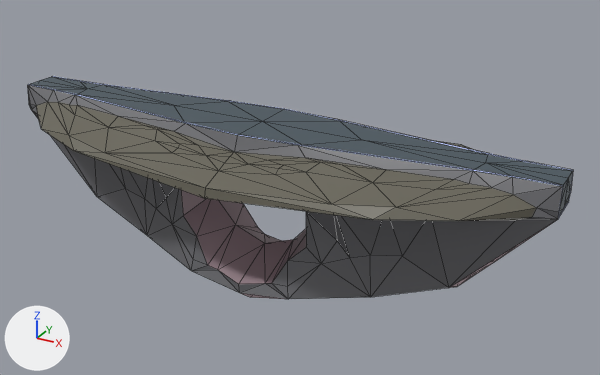
An edit to the OBJ model current/app/assets/models/ruins.obj, drawn before and after from the same camera.
Camera for both pictures: a 50 mm lens placed at (1.378, -2.243, 0.912), pointed at (0.097, 0.085, -0.252). Every picture has the same lights, and +X, +Y and +Z are marked at lower left. Mesh edges are drawn as thin lines. Where no turn or scale is listed for an object, it has been applied to the vertices.

Before the edit, the objects in view are built like this:
```python
mat_material = principled_material('Material')
mat_material.base_color = (0.136, 0.127, 0.0962)  # dark grey #676457
mat_material_001 = principled_material('Material.001')
mat_material_001.base_color = (0.302, 0.216, 0.247)  # grey #958088
mat_material_002 = principled_material('Material.002')
mat_material_002.base_color = (0.0606, 0.0882, 0.109)  # dark blue #46545d
mat_material_003 = principled_material('Material.003')
mat_material_003.base_color = (0.803, 0.585, 0.667)  # white #e7c9d5
mat_material_004 = principled_material('Material.004')
mat_material_004.base_color = (0.154, 0.154, 0.167)  # grey #6d6d72
me_ruins_stage = bpy.data.meshes.new('Ruins_Stage')
me_ruins_stage.from_pydata(...)  # 274 vertices, 548 faces; spans x -1.0..1.0, y -0.35..0.35, z -0.63..0.0
# faces by material slot: [184, 44, 40, 176, 44, 60]
me_ruins_stage.materials.append(mat_material)  # dark grey #676457
me_ruins_stage.materials.append(mat_material_001)  # grey #958088
me_ruins_stage.materials.append(mat_material_002)  # dark blue #46545d
me_ruins_stage.materials.append(mat_material_004)  # grey #6d6d72
me_ruins_stage.materials.append(mat_material_003)  # white #e7c9d5
me_ruins_stage.materials.append(mat_material_006)  # blue #c5d4ff
ob_ruins_stage = bpy.data.objects.new('Ruins_Stage', me_ruins_stage)
ob_ruins_stage.location = (0.0, 0.0, 0.0)
```
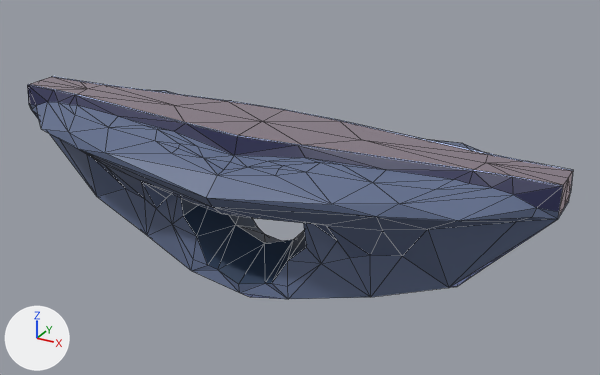
Edits to the bpy script that builds the scene:
```text
Change mat_material:
    mat_material.base_color: (0.136, 0.127, 0.0962) -> (0.114, 0.151, 0.262)  # dark grey #676457 -> blue #5f6c8c
Change mat_material_001:
    mat_material_001.base_color: (0.302, 0.216, 0.247) -> (0.0221, 0.0468, 0.0994)  # grey #958088 -> dark blue #293d59
Change mat_material_002:
    mat_material_002.base_color: (0.0606, 0.0882, 0.109) -> (0.194, 0.203, 0.247)  # dark blue #46545d -> grey #7a7c88
    add mat_material_002.emission_strength = 1.0
    add mat_material_002.emission_color = (0.0899, 0.0494, 0.0625)  # brown #553f47
    mat_material_002.roughness: 0.5 -> 0.179
    mat_material_002.metallic: 0.0 -> 0.672
Change mat_material_004:
    mat_material_004.base_color: (0.154, 0.154, 0.167) -> (0.0187, 0.0211, 0.0796)  # grey #6d6d72 -> dark blue #252850
Change mat_material_003:
    mat_material_003.base_color: (0.803, 0.585, 0.667) -> (0.423, 0.523, 1.0)  # white #e7c9d5 -> blue #aebfff
Change me_ruins_stage:
    used by ob_ruins_stage; location = (0.0, 0.0, 0.0)
    remove me_ruins_stage.from_pydata(...)  # 274 vertices, 548 faces; spans x -1.0..1.0, y -0.35..0.35, z -0.63..0.0
    add me_ruins_stage.from_pydata(...)  # 274 vertices, 548 faces; spans x -1.0..1.0, y -0.34..0.34, z -0.63..0.0
    me_ruins_stage part 1: 53 of 274 vertices moved; they spanned x -0.65..0.65, y -0.35..0.35, z -0.24..-0.05 and now span x -0.65..0.65, y -0.34..0.34, z -0.27..-0.06; mean shift (0.0, 0.0, -0.03); largest move (0.0, -0.24, -0.14) -> (0.0, -0.26, -0.23)
    me_ruins_stage part 2: 128 faces spanning x -1.0..1.0, y -0.26..0.26, z -0.57..-0.07 switch from mat_material_004 (grey #6d6d72) to mat_material (blue #5f6c8c)
```

Location of each change, [x1, y1, x2, y2] in pixels of the pictures (600 x 375 px; the box of a moved part takes in the faces that stretch with it):
'Ruins_Stage', recoloured, surface changed, reshaped: [27, 76, 573, 299] in both
part 1 of me_ruins_stage, moved or reshaped: before [42, 102, 516, 287]; after [42, 90, 515, 287]
part 2 of me_ruins_stage, recoloured (grey to blue): [29, 104, 559, 299] in both
